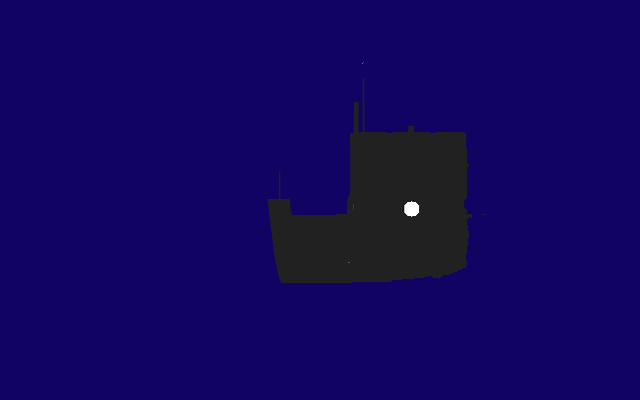
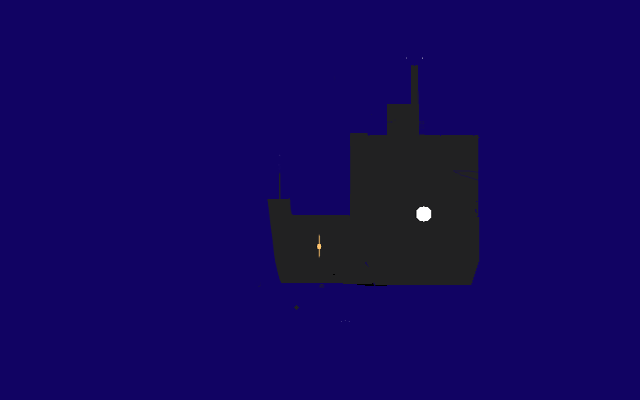
Before/after of a 640 × 400 layered artwork. What changed in the layer stack:
painted on "Pasted Layer" over [left=258, top=121, right=486, bottom=322]
added layer "stern light" above "chimney" over [left=406, top=57, right=423, bottom=121]
added layer "chimney" above "ship" over [left=387, top=104, right=419, bottom=133]
painted on "ship" over [left=278, top=62, right=390, bottom=286]
painted on "Background" over [left=294, top=305, right=299, bottom=310]
